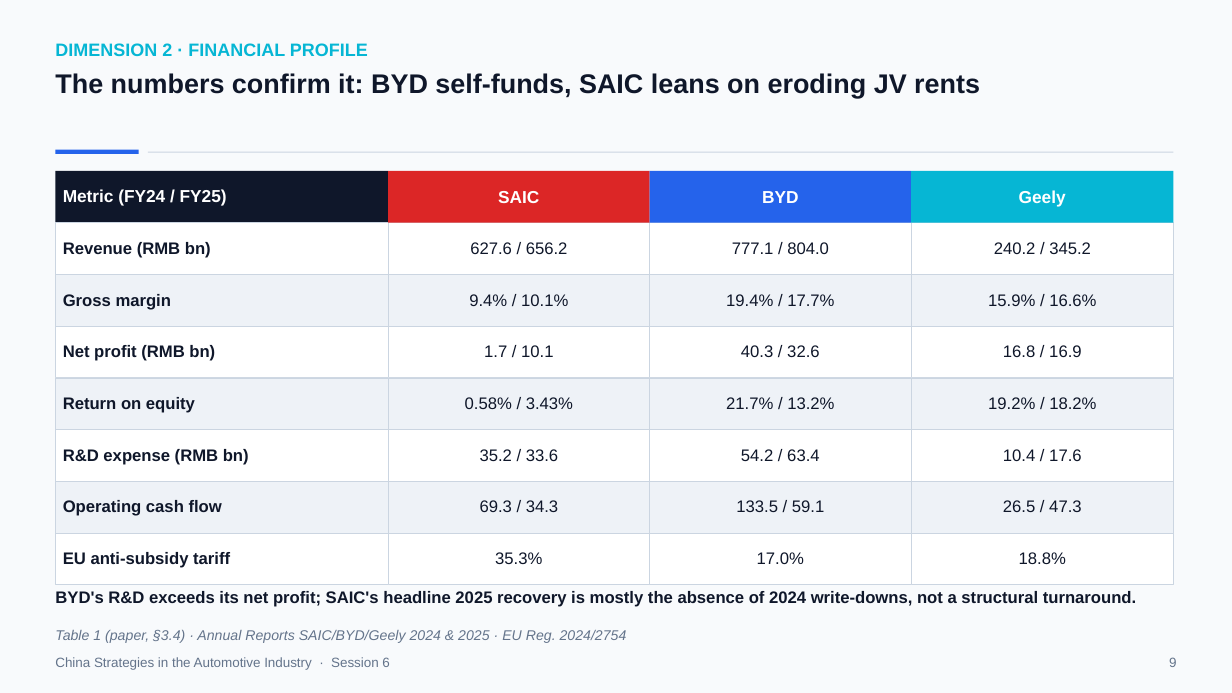
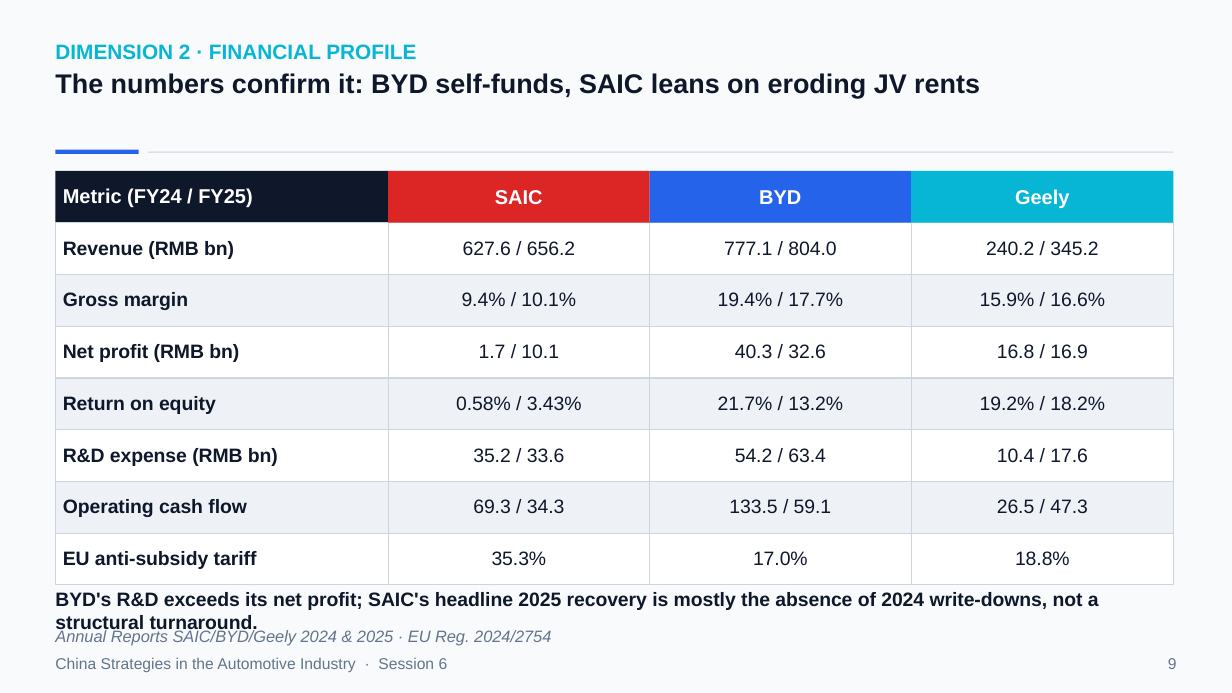
Before and after one commit to mickeymousehacker/CHINA-seminar-paper, a slide deck: slide 9 of research/presentation/China-Strategies-Presentation-FINAL.pptx. Drawn at 1232x693 pixels with LibreOffice and Linux fonts; fonts in the diff are those of the drawing. Boxes give left, top, right and bottom in pixels: in the first picture for what was removed or moved away, otherwise in the second. Text is boxed around its words. In the diff, an @@ line names an element or a change of style, - is before the commit and + after.

```diff
--- a/research/presentation/China-Strategies-Presentation-FINAL.pptx
+++ b/research/presentation/China-Strategies-Presentation-FINAL.pptx
@@ text "DIMENSION 2 · FINANCIAL PROFILE" at (55, 44, 416, 60): size 14 to 16.2 pt @@
@@ size 13.5 to 15.7 pt in 7 elements at (63, 188, 252, 207), (495, 190, 543, 205), (759, 190, 801, 204), (1015, 189, 1069, 208), (388, 171, 650, 223), (650, 171, 911, 223), (911, 171, 1174, 223) @@
@@ size 13 to 15.1 pt in 29 elements at (63, 241, 234, 259), (463, 241, 575, 255), (724, 241, 836, 255), (986, 241, 1098, 255), (63, 292, 188, 310), (462, 292, 576, 306), (718, 292, 843, 306), (980, 292, 1105, 306), (63, 344, 239, 362), (479, 344, 559, 358), (735, 344, 826, 358), (997, 344, 1088, 358), (63, 396, 216, 414), (456, 396, 582, 410), (718, 396, 843, 410), (980, 396, 1105, 410), (63, 448, 278, 466), (473, 448, 565, 462), (735, 448, 826, 462), (997, 448, 1088, 462), (63, 499, 247, 517), (473, 499, 565, 513), (729, 499, 832, 513), (997, 499, 1088, 513), (63, 551, 257, 569), (492, 551, 547, 565), (753, 551, 808, 565), (1015, 551, 1070, 565), (55, 592, 1099, 634) @@
@@ text "China Strategies in the Automotive ..." at (55, 657, 448, 672): size 10.5 to 12.2 pt @@
@@ text at (55, 630, 551, 646): text changed; size 11 to 12.8 pt @@
-Table 1 (paper, §3.4) · Annual Reports SAIC/BYD/Geely 2024 & 2025 · EU Reg. 2024/2754
+Annual Reports SAIC/BYD/Geely 2024 & 2025 · EU Reg. 2024/2754
@@ text "9" at (1168, 658, 1177, 669): size 10.5 to 12.2 pt @@
```
Also in this commit, not shown: 19 other slides changed, 2 other files.
